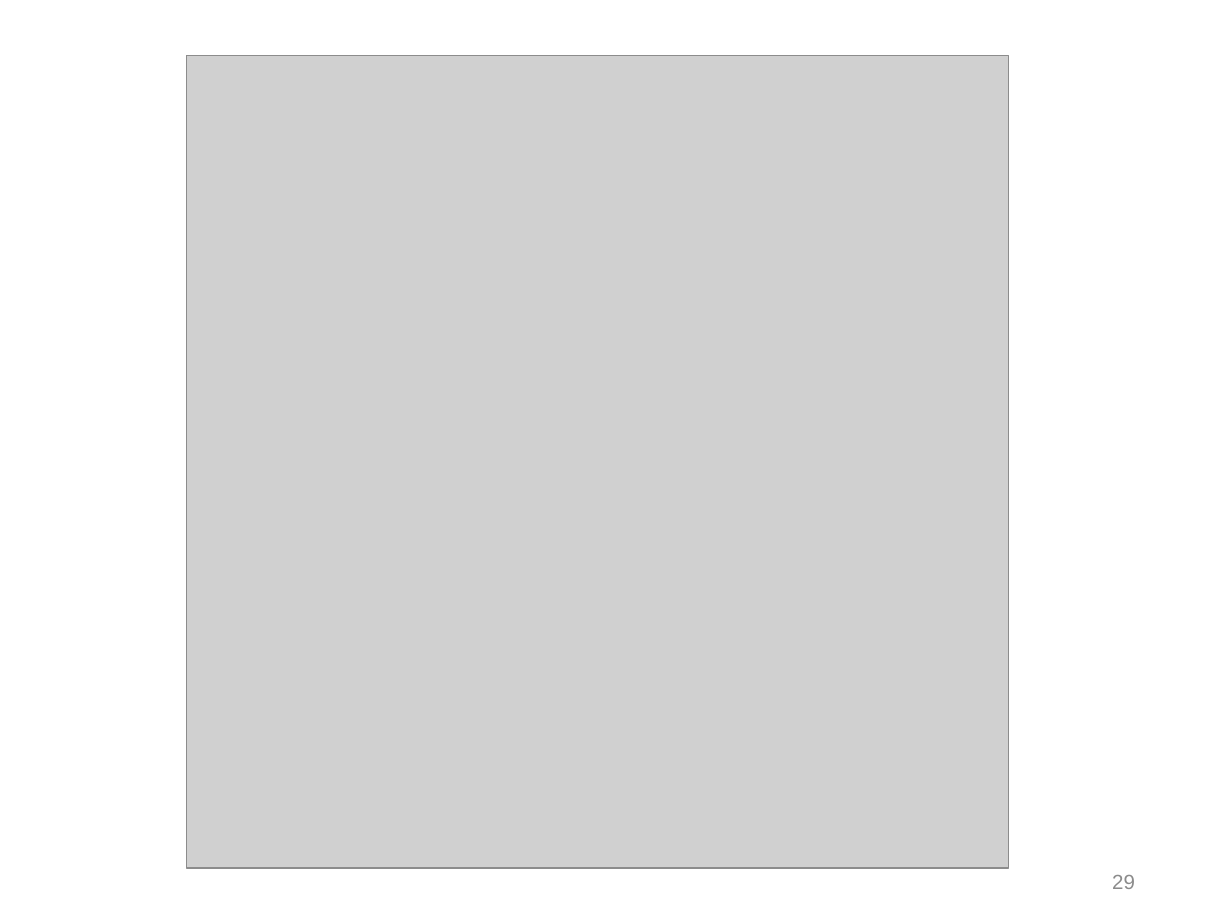
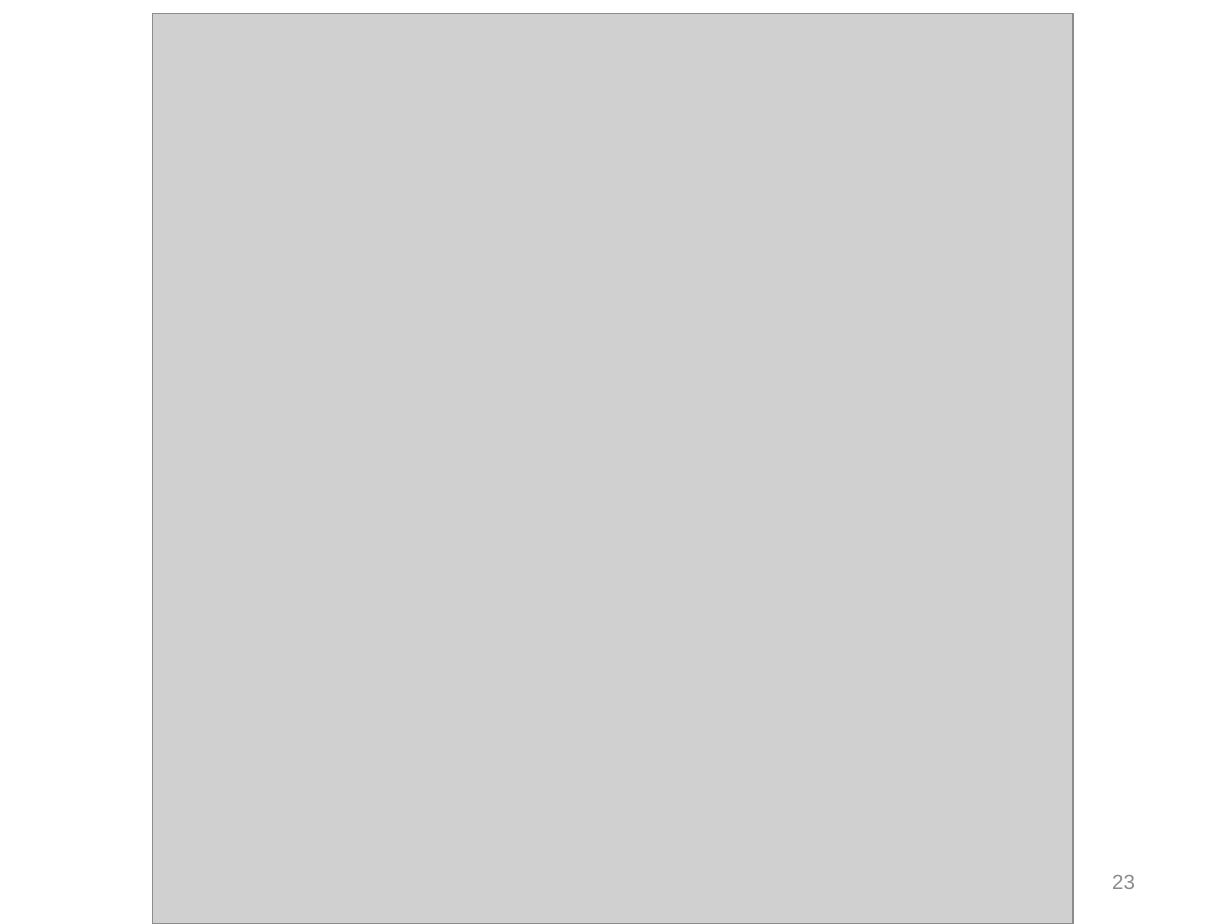
Before and after one commit to npm27/Teaching-Materials, a slide deck: slide 23 of Stats/Slides/2 Chapter 2 Slides.pptx (slide 29 before the commit). Drawn at 1232x924 pixels with LibreOffice and Linux fonts; fonts in the diff are those of the drawing; grey boxes stand for pictures. Boxes give left, top, right and bottom in pixels: in the first picture for what was removed or moved away, otherwise in the second. Text is boxed around its words. In the diff, an @@ line names an element or a change of style, - is before the commit and + after.

```diff
--- a/Stats/Slides/2 Chapter 2 Slides.pptx
+++ b/Stats/Slides/2 Chapter 2 Slides.pptx
@@ picture: place and size @@
-picture at box(187, 55, 1009, 867)
+picture at box(153, 14, 1074, 924)
@@ page number at box(1112, 875, 1135, 889): text changed @@
-29
+23
```
Also in this commit, not shown: 6 other slides changed, 6 slides removed, 3 other files.
